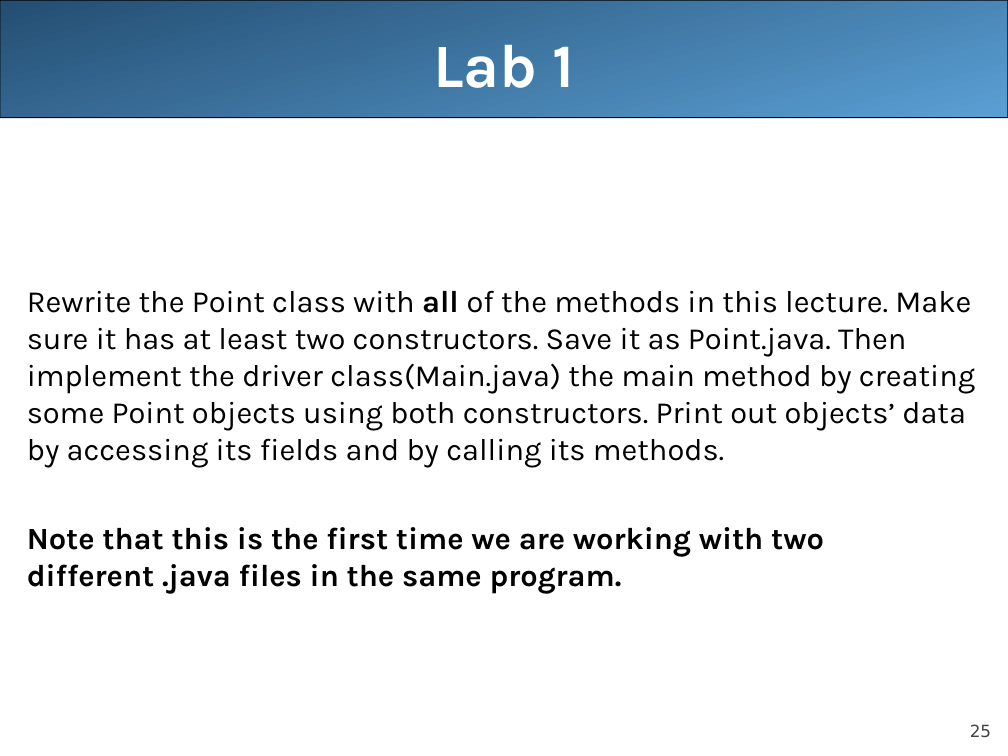
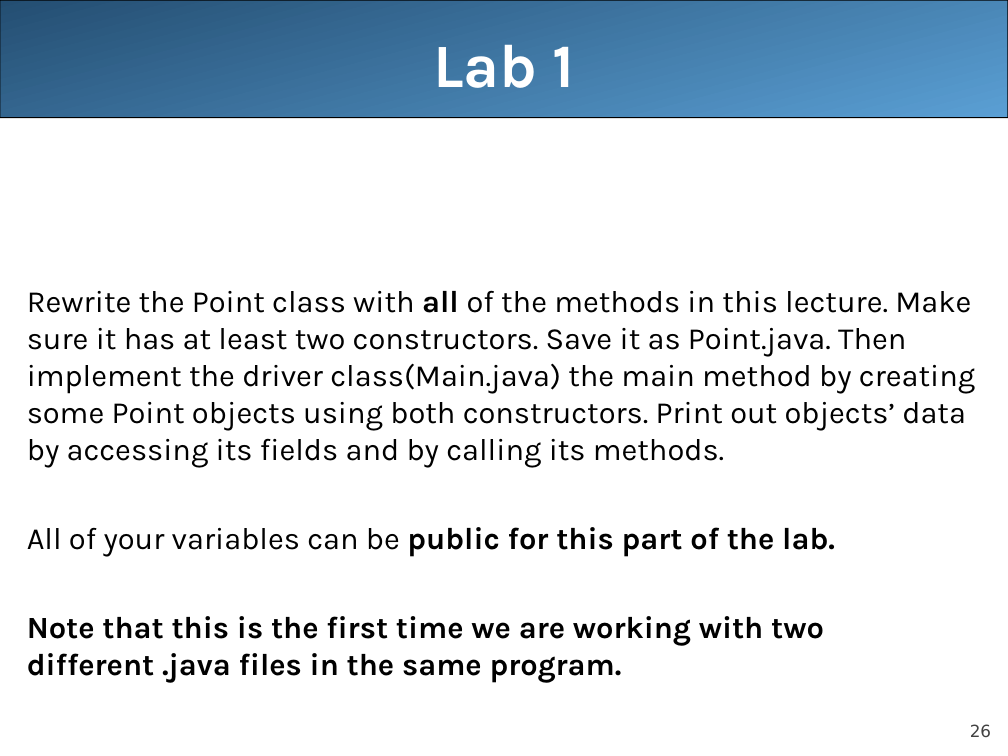
Before and after one commit to LongBaoNguyen/longbaonguyen.github.io, a slide deck: slide 26 of courses/apcsa/lecture13.ppt (slide 25 before the commit). Drawn at 1008x756 pixels with LibreOffice and Linux fonts; fonts in the diff are those of the drawing. Boxes give left, top, right and bottom in pixels: in the first picture for what was removed or moved away, otherwise in the second. Text is boxed around its words. In the diff, an @@ line names an element or a change of style, - is before the commit and + after.

```diff
--- a/courses/apcsa/lecture13.ppt
+++ b/courses/apcsa/lecture13.ppt
@@ text at bbox=[27, 527, 835, 557]: paragraph added @@
+All of your variables can be public for this part of the lab.
@@ page number at bbox=[970, 724, 991, 737]: text changed @@
-25
+26
```
Also in this commit, not shown: 12 other slides changed, 1 slide added, 2 other files.
